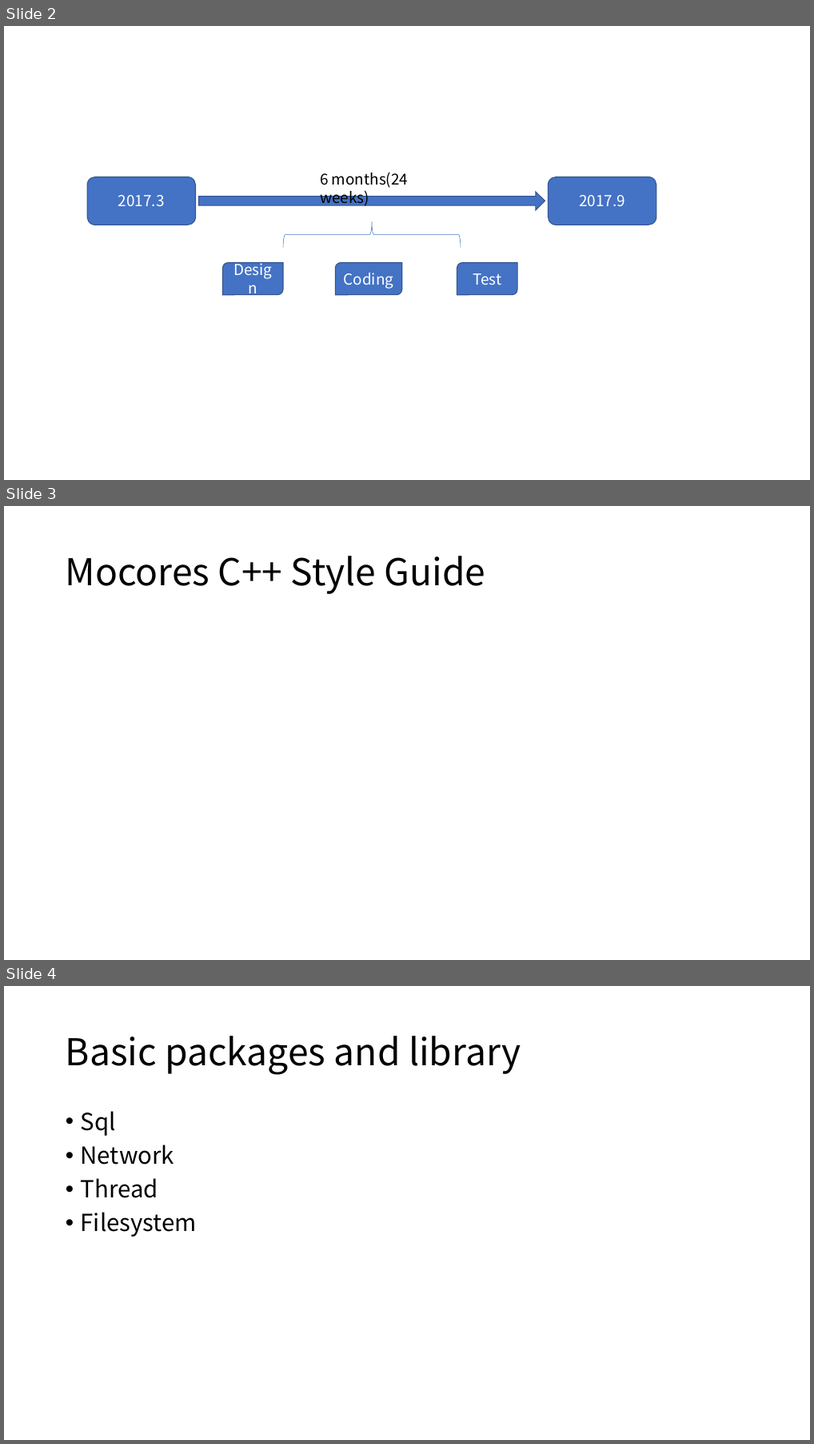
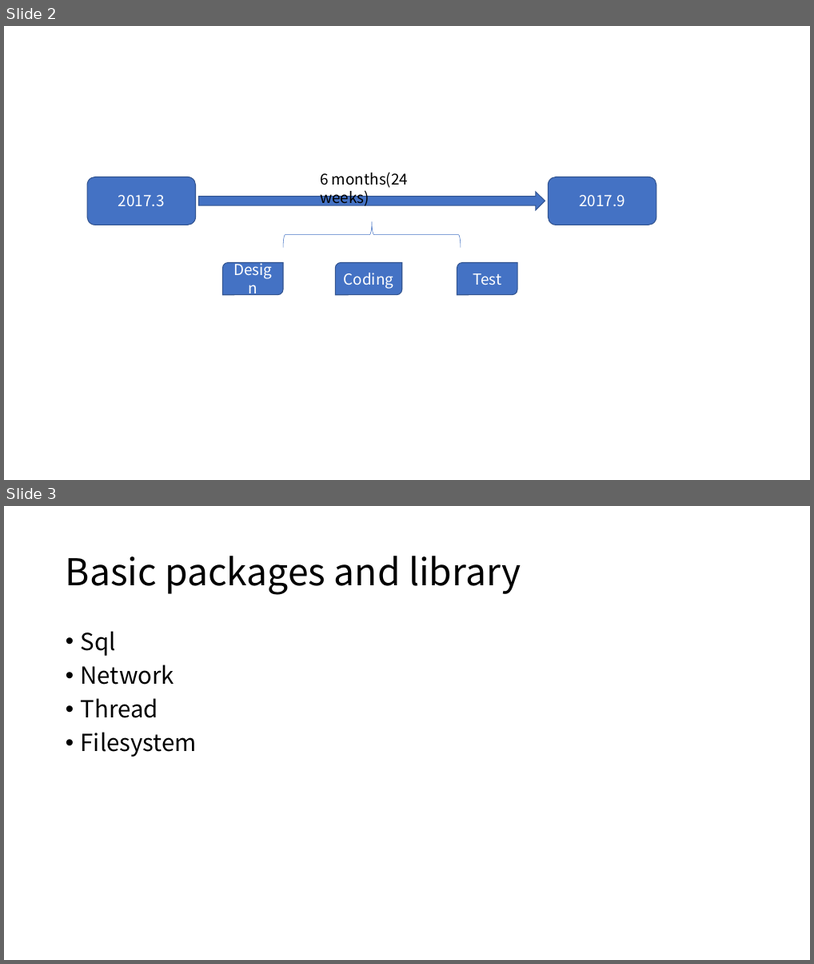
Before and after one commit to jstzwj/Mocores, a slide deck: design/first week plan.pptx. Shown one above the other, each under a label of ours: slides 2, 3 and 4 before the commit, slides 2 and 3 after it. The pictures are 814x1444 and 814x964 pixels, drawn with LibreOffice and Linux fonts; fonts in the diff are those of the drawing. Boxes give left, top, right and bottom in pixels: in the first picture for what was removed or moved away, otherwise in the second. Text is boxed around its words. In the diff, an @@ line names an element or a change of style, - is before the commit and + after.

```diff
--- a/design/first week plan.pptx
+++ b/design/first week plan.pptx
@@ slide 3 removed at [4,506,810,960], background #FFFFFF @@
@@ title removed at [66,556,486,594] @@
-Mocores C++ Style Guide
@@ what was slide 4 is now slide 3 @@
```
Also in this commit, not shown: 3 slides added, 1 other slide removed, 6 other files.
